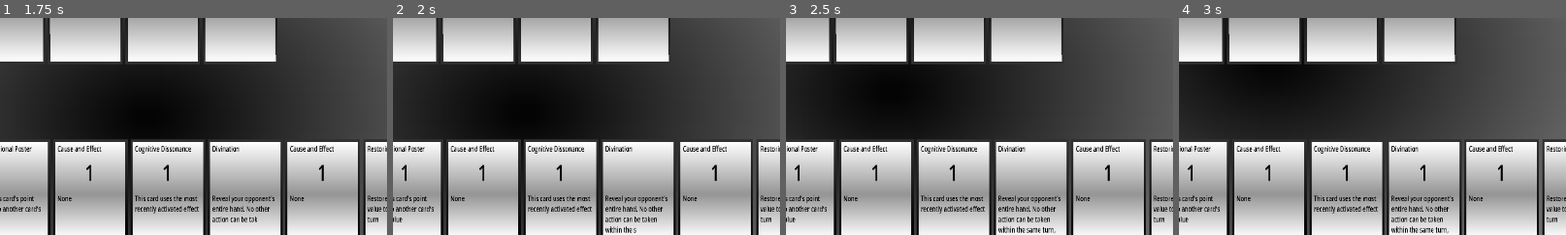
Above: before the commit, frames 1-4 (left to right).
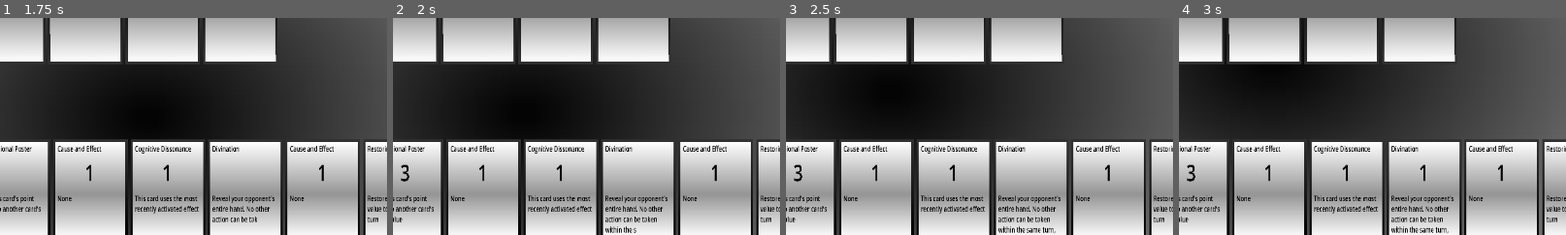
Above: after the commit, the same moments.

Repository: Odeguy/cardgameagain
Game: Godot game, scene res://menu.tscn
Same seed, same stepped clock (60 frames per second), same inputs: the game is played once before the commit and once after it.
Inputs (mouse positions are % of the whole screen's width and height, from its top left):
- Up to frame 1 (1.75 s): click "PLAY" at 0.5 s; move the mouse to (72, 45) at 1.27 s; click (72, 45) at 1.42 s
- Up to frame 2 (2 s): no input
- Up to frame 3 (2.5 s): move the mouse to (30, 55) at 2.02 s; click (30, 55) at 2.17 s
- Up to frame 4 (3 s): tap Enter at 2.75 s; move the mouse to (60, 28) at 2.77 s; click (60, 28) at 2.92 s
The pictures show only the part of the screen within x 34-84%, y 31-81%; the shares and areas given below are measured in that part.

Frame 1 is identical in both runs. In frame 2, 0.1% of the frame differs, in the area x 2-5%, y 67-76%; in frame 3, 0.1%; in frame 4, 0.1%.

Commit message:
more effects

Diff:
--- a/cards.json
+++ b/cards.json
@@ -73,7 +73,7 @@
 		{
 			"name": "Motivational Poster",
 			"effect": "Add this card's point value to another card's point value",
-			"points": 1
+			"points": 3
 		},
 		{
 			"name": "Rousing Speech",
--- a/game_script.gd
+++ b/game_script.gd
@@ -13,6 +13,8 @@
 var text_break = 0.07
 var turn_count
 var screen_size = get_viewport_rect().size
+var probability = 1  #multiplier of chance occurences
+var altered_probability_turns = 0
 
 #initializes a new game
 func _ready():
@@ -20,6 +22,7 @@
 	turn_count = 0
 	points_goal = 500
 	gameover = false
+	probability = 1
 	load_goal()
 	player = table_scene.instantiate()
 	opponent = table_scene.instantiate()
@@ -102,7 +105,7 @@
 			sender.restore_points_to_peak()
 		"Reckless Gamble":
 			await choose_card()
-			if randi() % 10 > 6: sender.change_card_points(chosen_card, 2, "multiply")
+			if chance_occurence(0.4): sender.change_card_points(chosen_card, 2, "multiply")
 			else:
 				player.play_card(chosen_card)
 		"Divination":
@@ -115,15 +118,16 @@
 		"Deduction":
 			highlight_card(opponent.deck.get(0))
 		"Cause and Effect":
-			pass
+			print("Later")
 		"Free Will":
-			pass
+			print("Later")
 		"Calamity":
-			pass
+			set_probability(0.5, 5)
 		"Luck Streak":
-			pass
+			set_probability(2, 5)
 		"Motivational Poster":
-			pass
+			await choose_card()
+			sender.change_card_points(chosen_card, points, "add") #this method makes sure card is refreshed
 		"Rousing Speech":
 			pass
 		"Sharp Outfit":
@@ -158,6 +162,9 @@
 		await get_tree().process_frame
 	prompt.queue_free()
 	return chosen_opponent_card
+
+func chance_occurence(chance: float) -> bool:
+	return randi() % 10 < chance * 10 * use_probability()
 
 func duplicate_card(card: Object) -> Object:
 	var new_card = card_scene.instantiate()
@@ -196,6 +203,16 @@
 func _on_button_pressed(button):
 	if button.text == "OK": button.text = "COOL"
 
+func set_probability(num: float, turns: int) -> void:
+	probability = num
+	altered_probability_turns = turns
+
+func use_probability() -> float: #all chances should be multiplied by this  ex. randi() % 10 < 6 * use_probability()
+	altered_probability_turns -= 1
+	var prob = probability
+	if altered_probability_turns == 0: probability = 1
+	return prob
+
 func new_turn() -> void: #everything that should happen at the beginning of a turn
 	player.maxx_p = false
 	opponent.maxx_p = false
